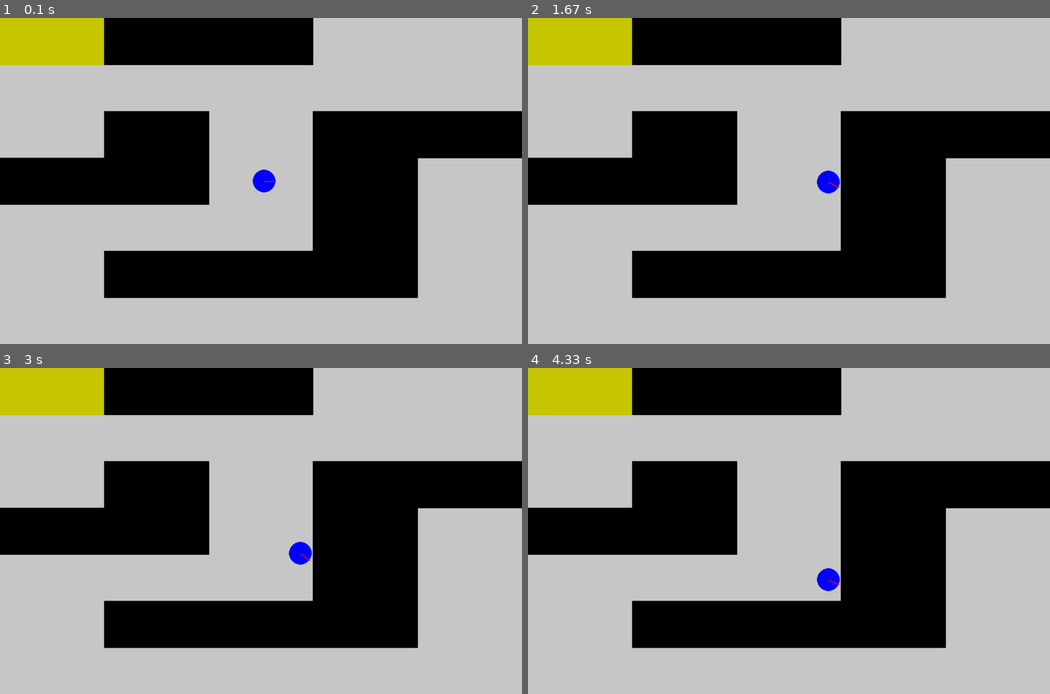
Above: before the commit, frames 1-4 (two rows, left to right).
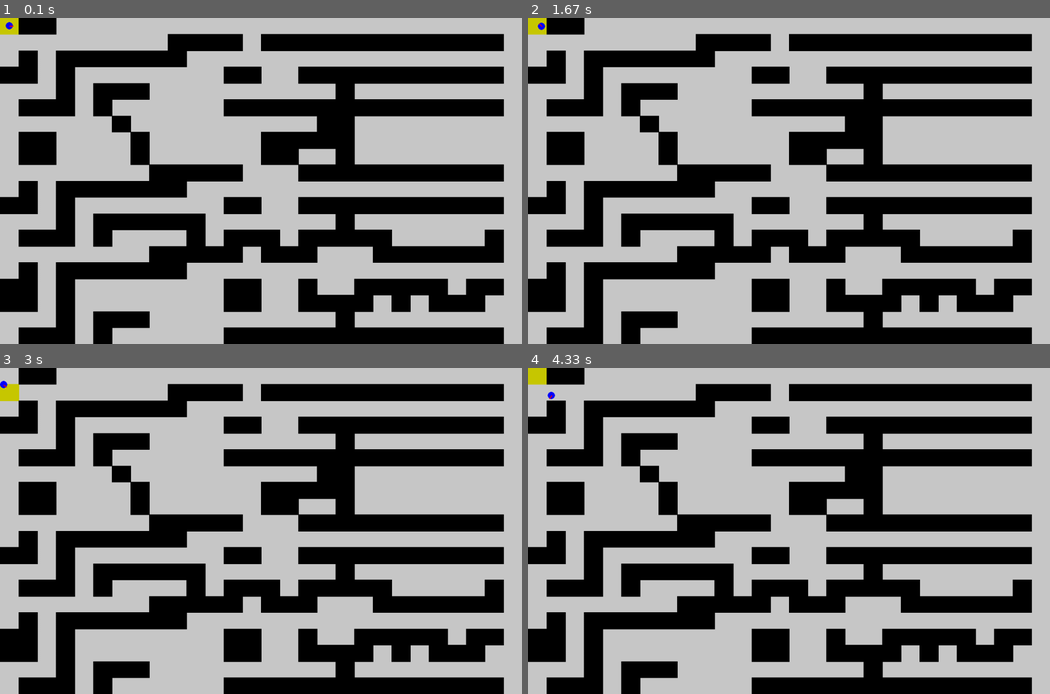
Above: after the commit, the same moments.

Repository: jsarabia/QLearningAStar
Game: pygame game, started from pygameTest.py
Same seed, same stepped clock (60 frames per second), same inputs: the game is played once before the commit and once after it.
Inputs (mouse positions are in pixels of both pictures, inside the frame that each line leads up to):
- Up to frame 1 (0.1 s): no input
- Up to frame 2 (1.67 s): press the mouse at (768, 194) at 0.37 s; move the mouse to (862, 184) at 0.47 s; release the mouse at (956, 171) at 0.6 s; press the mouse at (538, 24) at 0.7 s; move the mouse to (653, 132) at 0.8 s; release the mouse at (768, 239) at 0.93 s; hold Right 1-1.47 s; hold Up from 1.5 s (still down)
- Up to frame 3 (3 s): release Up at 1.8 s; press the mouse at (10, 390) at 1.87 s; move the mouse to (46, 495) at 1.97 s; release the mouse at (88, 596) at 2.1 s; hold Right 2.17-2.63 s; hold Left from 2.67 s (still down)
- Up to frame 4 (4.33 s): release Left at 3.2 s; click (632, 420) at 3.28 s; hold Down 3.57-3.87 s; move the mouse to (846, 436) at 3.6 s; press the mouse at (538, 390) at 3.93 s; move the mouse to (569, 416) at 4.03 s; release the mouse at (606, 442) at 4.17 s; press the mouse at (538, 374) at 4.27 s

The runs differ from the first frame. In frame 1, 52% of the frame differs, in the area x 0-100%, y 0-100%; in frame 2, 52%; in frame 3, 52%; in frame 4, 52%.

Commit message:
GAME WORKS YO

Diff:
--- a/pygameTest.py
+++ b/pygameTest.py
@@ -18,8 +18,13 @@
 def drawGoal(xPos,yPos, height, width):
     pygame.draw.polygon(screen, (200,200,0), [(xPos-width, yPos-height), (xPos-width, yPos+height), (xPos+width, yPos+height), (xPos+width, yPos-height)])
 
-def updateGoal(goal, loc, gridWidth, gridHeight, gridCenterX, gridCenterY):
-    print("hey")
+def dot(a,b):
+    print("computin your dot product yo")
+    print(a)
+    print(b)
+    return np.arccos(a[0]*b[0] + a[1]*b[1])
+
+def positionToGridLoc(loc, gridWidth, gridHeight, gridCenterX, gridCenterY): #JOE
     (x,y) = loc
     start = 0
     xLoc = 0
@@ -45,21 +50,46 @@
             count+=1
         if count > 100 :
             break
-    print(xLoc, yLoc)
+    return (xLoc, yLoc)
+
+
+def updateGoal(loc, gridWidth, gridHeight, gridCenterX, gridCenterY): #JOE
+    (xLoc, yLoc) = positionToGridLoc(loc, gridWidth, gridHeight, gridCenterX, gridCenterY)
     return (xLoc*gridWidth+gridCenterX, yLoc*gridHeight+gridCenterY)
+
+def getNormalOfNextState(nextAStarState, currentPos, gridWidth, gridHeight, gridCenterX, gridCenterY): #JOE
+    (x,y) = currentPos
+    (xA, yA) = nextAStarState
+    if(xA-x == 0 and yA-y > 0):
+        return (0,1) #next state below current state, negative normal is 0,1
+    if(xA-x == 0 and yA-y < 0):
+        return (0,-1) #next state above current state, negative normal is 0,-1
+    if(xA-x > 0 and yA-y == 0):
+        return (1,0) #next state right of current state, negative normal is -1,0
+    if(xA-x < 0 and yA-y == 0):
+        return (-1,0)
+    if(xA-x > 0 and yA-y > 0):
+        return (-np.sqrt(2)/2,np.sqrt(2)/2) #next state below current state and right, negative normal is 0,1
+    if(xA-x < 0 and yA-y > 0):
+        return (np.sqrt(2)/2,np.sqrt(2)/2) #next state below current state and left, negative normal is 0,-1
+    if(xA-x > 0 and yA-y < 0):
+        return (-np.sqrt(2)/2,-np.sqrt(2)/2) #next state above current state and right, negative normal is -1,0
+    if(xA-x > 0 and yA-y < 0):
+        return (np.sqrt(2)/2,-np.sqrt(2)/2)
+
 
 clock = pygame.time.Clock()
 pygame.init()
 size = width, height = 144*7, 90*7
 screen = pygame.display.set_mode(size)
-xPos, yPos = width/2, height/2
-xPosTry = xPos
-yPosTry = yPos
-vel = 10
 angle = 0
 g = grid.Grid()
 g.readFile("world.txt")
 obstacles = []
+aStarPath = []
+aStarIndex = 1
+angleModifier = 5
+stopMoving = True
 #get number of cells in each dimension
 xGrid, yGrid = len(g.world[0]), len(g.world)
 #get the size of each grid cells
@@ -67,9 +97,20 @@
 gridWidth = width/xGrid
 gridCenterY = gridHeight/2.0
 gridCenterX = gridWidth/2.0
+xPos, yPos = gridWidth/2, gridHeight/2
 goal = (gridCenterX,gridCenterY)
 radius = int((.5*min(gridCenterX, gridCenterY)))
 clickCount = 0
+
+
+gridGoal = 0
+gridStart = 0
+return_paths, gcost, hcost, fcost = 0,0,0,0
+
+
+
+
+
 for i in range(len(g.world)):
     for j in range(len(g.world[i])):
         if(g.world[i][j] == "x"):
@@ -85,18 +126,51 @@
     if keys[pygame.K_DOWN]:# or keys[pygame.K_S]:
         yPos += 1
     if keys[pygame.K_LEFT]:# or keys[pygame.K_A]:
-        angle -= 1
+        angle -= 5
     if keys[pygame.K_RIGHT]:# or keys[pygame.K_D]:
-        angle += 1
+        angle += 5
     #angle += int(rng.randint(-5,5))
 
     if pygame.mouse.get_pressed()[0] and clickCount == 0:
+        stopMoving = False
         pos = pygame.mouse.get_pos()
-        goal = updateGoal(goal, pos, gridWidth, gridHeight, gridCenterX, gridCenterY)
+        gridGoal = positionToGridLoc(pos, gridWidth, gridHeight, gridCenterX, gridCenterY)              #added by yuksel
+        gridStart = positionToGridLoc((xPos, yPos), gridWidth, gridHeight, gridCenterX, gridCenterY)    #added by yuksel
+        goal = updateGoal(pos, gridWidth, gridHeight, gridCenterX, gridCenterY)
         clickCount = 20
-
-    xPosTry = xPos + np.cos(angle*np.pi/180)
-    yPosTry = yPos + np.sin(angle*np.pi/180)
+        aStarIndex =1
+        return_paths, gcost, hcost, fcost = g.aStar(gridStart, gridGoal)    #added by yuksel
+        aStarPath = g.reconstruct_path(return_paths, gridStart, gridGoal)   #added by yuksel
+        print(aStarPath)
+
+    if(stopMoving == False):
+        direction = [np.cos(angle*np.pi/180), np.sin(angle*np.pi/180)] #JOE
+        (aStarX, aStarY) = aStarPath[aStarIndex]
+        (myX, myY) = positionToGridLoc((xPos,yPos), gridWidth, gridHeight, gridCenterX, gridCenterY)
+        if(aStarX == myX and aStarY == myY): #JOE if they are in the same state, then move to the next state
+            if(myX == gridGoal[0] and myY == gridGoal[1]):
+                stopMoving = True
+            else:
+                aStarIndex += 1
+                (aStarX, aStarY) = aStarPath[aStarIndex]
+        print("my position is ", xPos)
+        print("my grid pos is ", myX)
+        print("my position is ", yPos)
+        print("my grid pos is ", myY)
+        print((myX,myY))
+        normal = getNormalOfNextState((aStarX,aStarY), (myX,myY), gridWidth, gridHeight, gridCenterX, gridCenterY)
+        if(stopMoving == False):
+            dirAdded =[np.cos((angle+angleModifier)*np.pi/180), np.sin((angle+angleModifier)*np.pi/180)]
+            dirSubtracted = [np.cos((angle-angleModifier)*np.pi/180), np.sin((angle-angleModifier)*np.pi/180)]
+            angleAdded = dot(dirAdded, normal)
+            angleSub = dot(dirSubtracted, normal)
+            angleDir = dot(direction, normal)
+            if(angleAdded == min(angleAdded, angleSub, angleDir)):
+                angle += angleModifier
+            elif(angleSub == min(angleAdded, angleSub, angleDir)):
+                angle -= angleModifier
+
+
     offset = math.sqrt(math.pow(radius,2)/2)
     #xcol, ycol = 0,0
     for x in obstacles:
@@ -109,19 +183,20 @@
         if((abs(yPos + radius - (x.yPos - x.height)) < 3) and ((x.xPos - x.width - offset - 3) < xPos < (x.xPos + x.width + offset + 3))):
             yPos = x.yPos - x.height - radius - 3
 
-    #if(xcol == 0):
-    xPos += np.cos(angle*np.pi/180)
-    #if(ycol == 0):
-    yPos += np.sin(angle*np.pi/180)
-
-    if(xPos+radius > width):
-        xPos = width-radius
-    if(yPos+radius > height):
-        yPos = height-radius
-    if(xPos-radius < 0):
-        xPos = radius
-    if(yPos-radius < 0):
-        yPos = radius
+    if(stopMoving == False):
+        #if(xcol == 0):
+        xPos += .8*np.cos(angle*np.pi/180)
+        #if(ycol == 0):
+        yPos += .8*np.sin(angle*np.pi/180)
+
+        if(xPos+radius > width):
+            xPos = width-radius
+        if(yPos+radius > height):
+            yPos = height-radius
+        if(xPos-radius < 0):
+            xPos = radius
+        if(yPos-radius < 0):
+            yPos = radius
 
     screen.fill((200,200,200))
     drawGoal(goal[0], goal[1], gridCenterY, gridCenterX)
--- a/world.txt
+++ b/world.txt
@@ -1,7 +1,20 @@
--xx--
------
--x-xx
-xx-x-
----xG
--xxx-
------
+-xx-------------------------
+---------xxxx-xxxxxxxxxxxxx-
+-x-xxxxxxx------------------
+xx-x--------xx--xxxxxxxxxxx-
+---x-xxx----------x---------
+-xxx-x------xxxxxxxxxxxxxxx-
+------x----------xx---------
+-xx----x------xxxxx---------
+-xx----x------xx--x---------
+--------xxxxx---xxxxxxxxxxx-
+-x-xxxxxxx------------------
+xx-x--------xx--xxxxxxxxxxx-
+---x-xxxxxx-------x---------
+-xxx-x----x-xxx-xxxxx-----x-
+--------xxxxx-xxx---xxxxxxx-
+-x-xxxxxxx------------------
+xx-x--------xx--x--xxxxx-xx-
+xx-x--------xx--xxxx-x-xxx--
+---x-xxx----------x---------
+-xxx-x------xxxxxxxxxxxxxxx-
